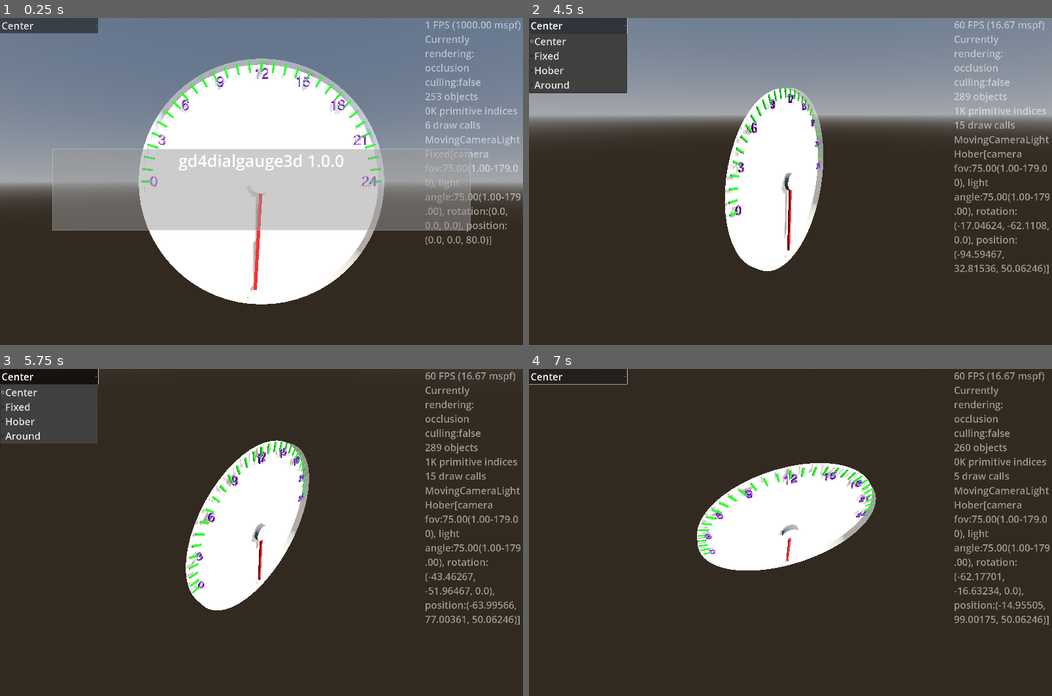
Above: before the commit, frames 1-4 (two rows, left to right).
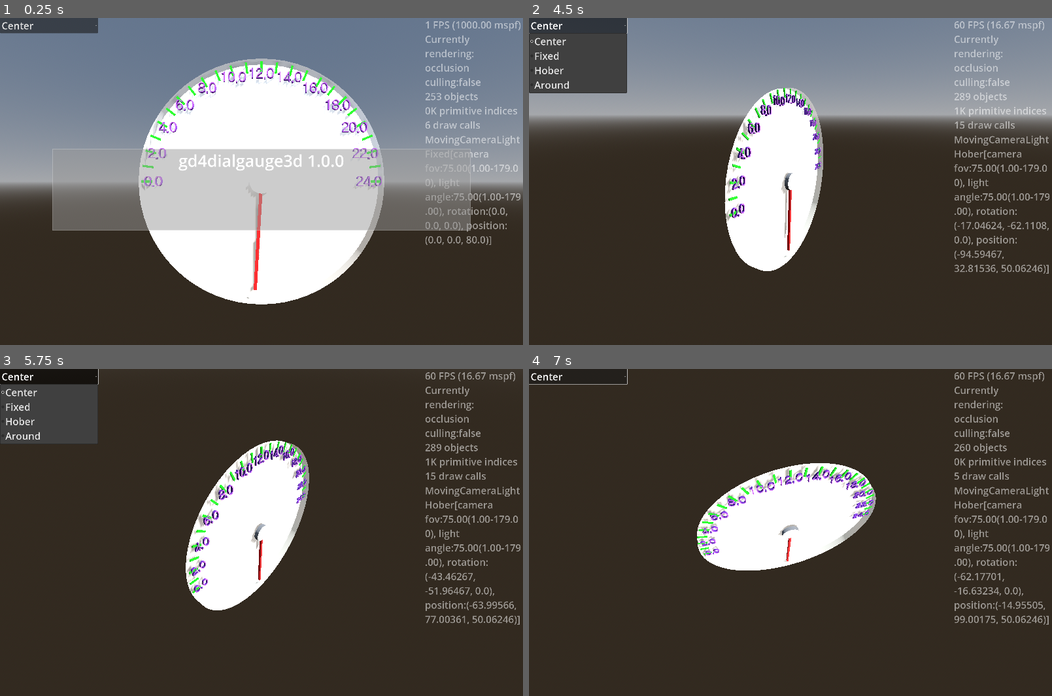
Above: after the commit, the same moments.

Repository: kasworld/gd4dialgauge3d
Game: Godot game, scene res://main.tscn
The game is run twice, just before and just after one commit, with the same random seed, the same clock (stepped at 60 frames per second) and the same inputs.
Inputs (mouse positions are in pixels of both pictures, inside the frame that each line leads up to):
- Up to frame 1 (0.25 s): no input
- Up to frame 2 (4.5 s): click "Center" at 0.5 s; tap Enter at 1.25, 2.75, 2.85, 4.25 s; move the mouse to (905, 165) at 1.27 s; hold Right 1.28-2.03 s; tap Q at 1.35, 3.6 s; click (905, 165) at 1.42 s; tap Space at 2, 3.5 s; move the mouse to (685, 197) at 2.02 s; hold Down 2.03-2.78 s; tap E at 2.1, 4.35 s; move the mouse to (842, 109) at 2.77 s; hold Right 2.78-3.53 s; move the mouse to (764, 246) at 3.52 s; hold Up 3.53-4.28 s; click (764, 246) at 3.67 s; move the mouse to (947, 230) at 4.27 s; hold Left from 4.28 s (still down)
- Up to frame 3 (5.75 s): keep holding Left; move the mouse to (104, 483) at 5.02 s; tap Enter at 5.1 s
- Up to frame 4 (7 s): move the mouse to (816, 532) at 5.77 s; release Left at 5.78 s; hold Down 5.78-6.53 s; tap Q at 5.85 s; click (816, 532) at 5.92 s; move the mouse to (712, 450) at 6.52 s; hold Right from 6.53 s (still down); tap E at 6.6 s

The runs differ from the first frame. In frame 1, 1.7% of the frame differs, in the area x 27-73%, y 13-54%; in frame 2, 1.0%; in frame 3, 1.3%; in frame 4, 1.4%.

Commit message:
update DialGauge

Diff:
--- a/dial_gauge/dial_gauge.gd
+++ b/dial_gauge/dial_gauge.gd
@@ -2,6 +2,17 @@
 class_name DialGauge
 
 var font := preload("res://font/HakgyoansimBareondotumR.ttf")
+
+
+var current_value :float
+var value_range :Array # [min, max]
+var rad_range :Array # [min, max]
+
+func init_range(v :float, v_range :Array, r_range :Array ) -> DialGauge:
+	current_value = v
+	value_range = v_range
+	rad_range = r_range
+	return self
 
 func init(radius :float, depth :float) -> DialGauge:
 	init_case(radius, depth, Color(1,1,1,0.5) )
@@ -29,32 +40,28 @@
 	$NeedleBase/Needle.mesh.material.albedo_color = co
 	return self
 
-func init_dial_num(r :float, d:float, fsize :float, num_range :Array, rad_range :Array, co :Color ) -> DialGauge:
+func init_dial_num(r :float, d:float, fsize :float, step_count :int, co :Color ) -> DialGauge:
 	var mat := StandardMaterial3D.new()
 	mat.albedo_color = co
-	if num_range.size() == 2:
-		num_range.append(1)
-	var rad_step :float = float(rad_range[1] - rad_range[0]) / float(num_range[1] - num_range[0] ) * num_range[2]
-	var rad_cursor :float = rad_range[0]
-	num_range[1] += 1
-	for num in range.callv(num_range):
-		var t := new_text(fsize, d, mat, "%d" % [num])
-		t.position = Vector3(cos(rad_cursor)*r, sin(rad_cursor)*r, 0)
+	var rad_step :float = float(rad_range[1] - rad_range[0]) / step_count
+	var value_step :float = (value_range[1] - value_range[0]) / step_count
+	for i in step_count+1:
+		var val :float = value_range[0] + value_step*i
+		var rad :float = rad_range[0] + rad_step * i
+		var t := new_text(fsize, d, mat, "%s" % [val])
+		t.position = Vector3(cos(rad)*r, sin(rad)*r, 0)
 		add_child(t)
-		rad_cursor += rad_step
 	return self
 
 enum BarAlign {None, In,Mid,Out}
-func init_dial_bar(r :float, bar_size :Vector3, align :BarAlign, rad_range :Array,   co :Color):
+func init_dial_bar(r :float, bar_size :Vector3, align :BarAlign, step_count :int, co :Color):
 	# Set the transform of the instances.
 	var bar_position := Vector3.ZERO
 	var tf_list := []
-	if rad_range[0] > rad_range[1]:
-		rad_range = [rad_range[1], rad_range[0], -rad_range[2]]
-	var rad :float = rad_range[0]
-	while rad < rad_range[1]+ rad_range[2]:
+	var rad_step :float = float(rad_range[1] - rad_range[0]) / step_count
+	for i in step_count+1:
+		var rad :float = rad_range[0] + rad_step * i
 		var bar_center := Vector3(cos(rad)*r, sin(rad)*r,  0)
-		#var	bar_size := Vector3(bar_len, bar_width, bar_depth)
 		match align:
 			BarAlign.In :
 				bar_position = bar_center*(1 - bar_size.x/r/2)
@@ -67,7 +74,6 @@
 		t = t.rotated_local(Vector3.BACK, rad)
 		t = t.scaled_local( bar_size )
 		tf_list.append(t)
-		rad += rad_range[2]
 
 	var mesh := BoxMesh.new()
 	mesh.material = MultiMeshShape.make_color_material()
--- a/main.gd
+++ b/main.gd
@@ -63,9 +63,10 @@
 	$AxisArrow3D.set_colors().set_size(WorldSize.length()/20)
 	$FixedCameraLight.make_current()
 	$DialGauge.init(WorldSize.y/2, WorldSize.z/20
-	).init_dial_num(WorldSize.y/2*0.9, WorldSize.z/100, 5, [0,24,3], [PI,0] , Color.REBECCA_PURPLE,
+	).init_range( 0, [0,24], [PI,0]
+	).init_dial_num(WorldSize.y/2*0.9, WorldSize.z/100, 5, 12, Color.REBECCA_PURPLE,
 	).init_dial_bar(WorldSize.y/2, Vector3(WorldSize.z/20, WorldSize.z/100, WorldSize.z/200),
-		DialGauge.BarAlign.In, [PI,0, -PI/30], Color.GREEN)
+		DialGauge.BarAlign.In, 24, Color.GREEN)
 	$DialGauge.set_needle_angle(randf_range(0,2*PI))
 
 func _process(_delta: float) -> void:
